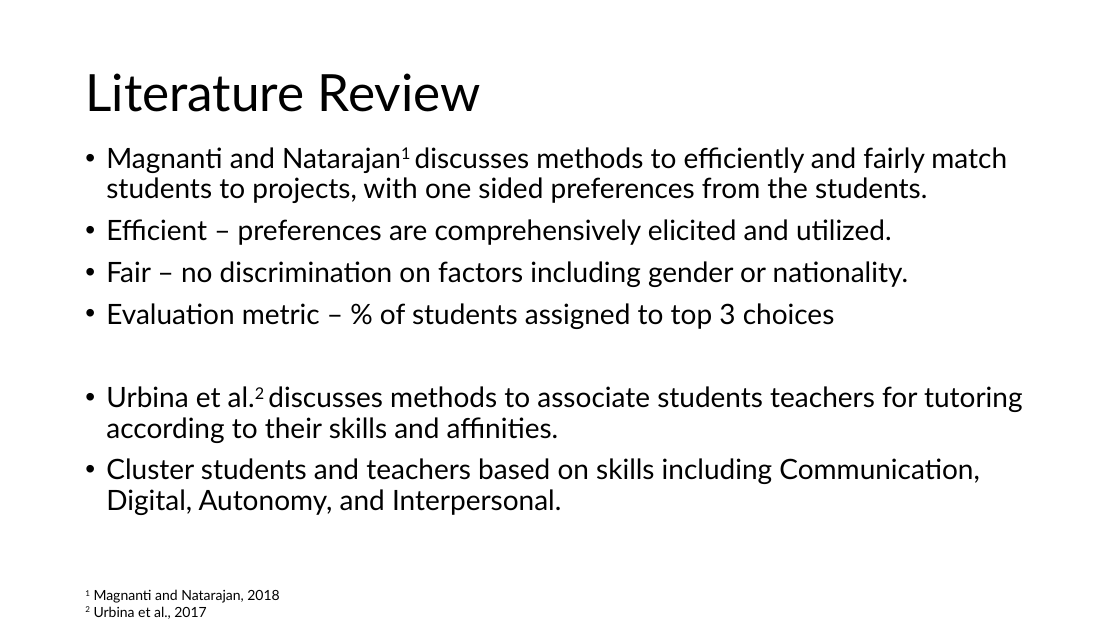
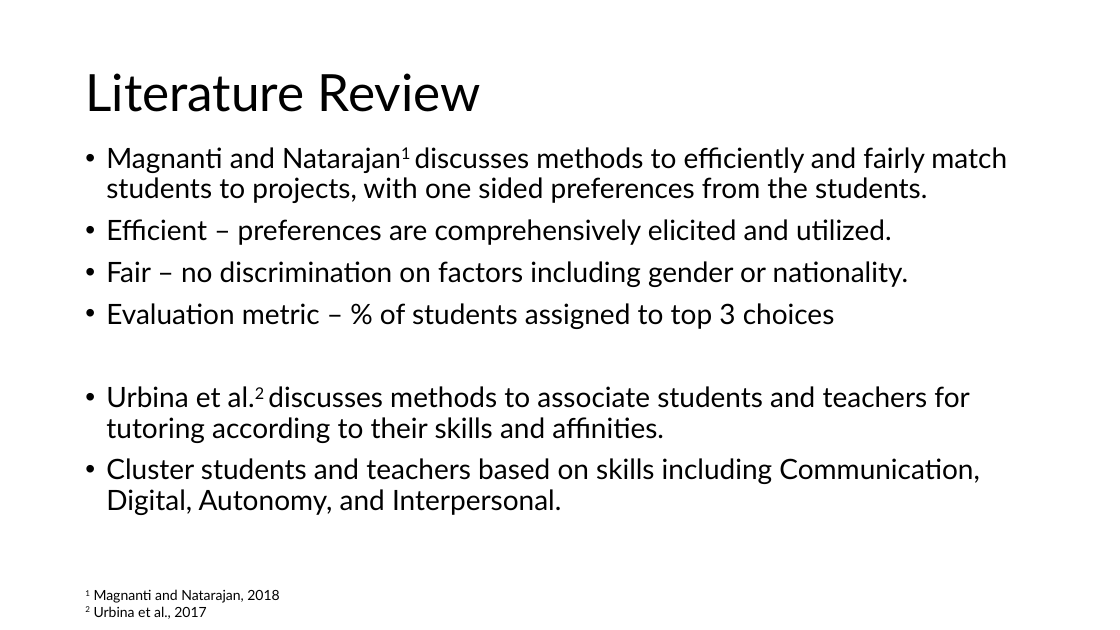
Before and after one commit to darrylteo/Technical-Test---Tutor-Student-Matching-Problem, a slide deck: slide 4 of test_presentation.pptx. Drawn at 1120x630 pixels with LibreOffice and Linux fonts; fonts in the diff are those of the drawing. Boxes give left, top, right and bottom in pixels: in the first picture for what was removed or moved away, otherwise in the second. Text is boxed around its words. In the diff, an @@ line names an element or a change of style, - is before the commit and + after.

```diff
--- a/test_presentation.pptx
+++ b/test_presentation.pptx
@@ text at (x1=106, y1=386, x2=969, y2=443): text changed @@
-• Urbina et al.2 discusses methods to associate students teachers for tutoring according to their skills and affinities.
+• Urbina et al.2 discusses methods to associate students and teachers for tutoring according to their skills and affinities.
```
Also in this commit, not shown: 2 other slides changed, 4 slides added, 1 other file.
